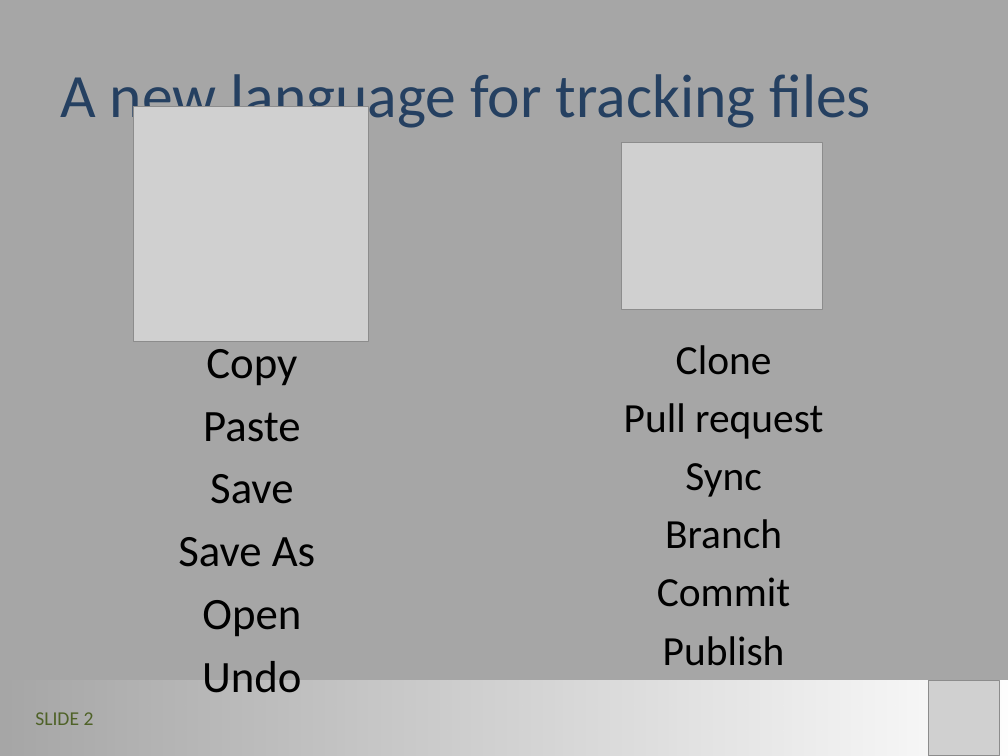
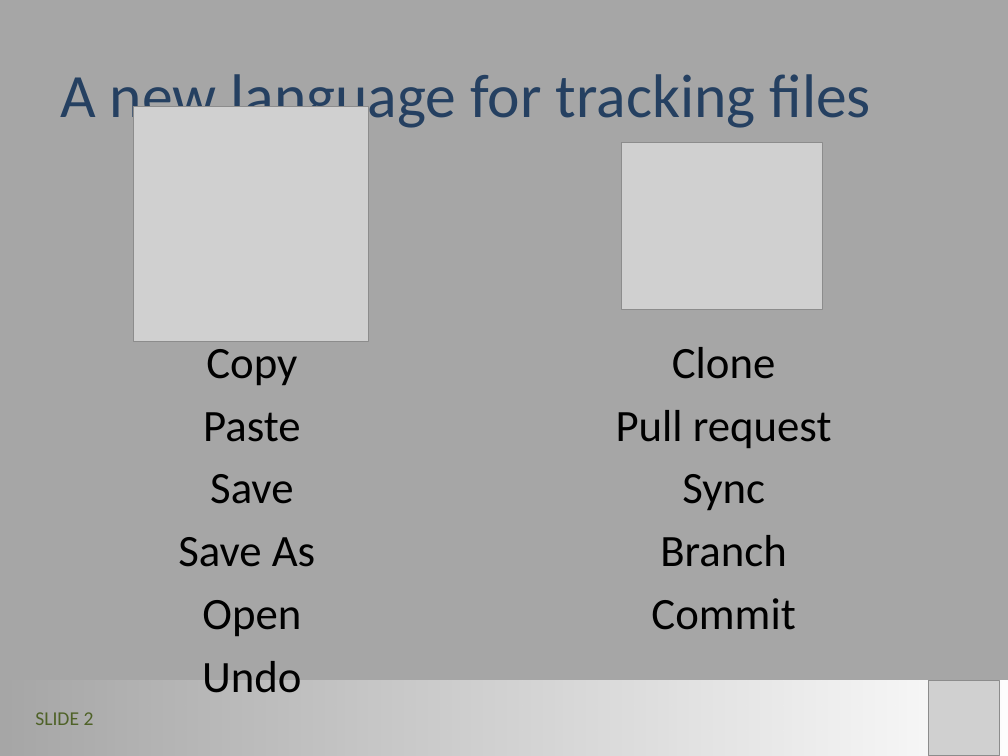
Before and after one commit to LimnoTech/Forum-GitHub, a slide deck: slide 2 of GitHub_Steve.pptx. Drawn at 1008x756 pixels with LibreOffice and Linux fonts; fonts in the diff are those of the drawing; grey boxes stand for pictures. Boxes give left, top, right and bottom in pixels: in the first picture for what was removed or moved away, otherwise in the second. Text is boxed around its words. In the diff, an @@ line names an element or a change of style, - is before the commit and + after.

```diff
--- a/GitHub_Steve.pptx
+++ b/GitHub_Steve.pptx
@@ text "Clone" at (616,347,832,630): size 29.6 to 32 pt @@
@@ text at (663,636,785,666): paragraph removed @@
-Publish
```
Also in this commit, not shown: 2 other slides changed, 4 slides added.
